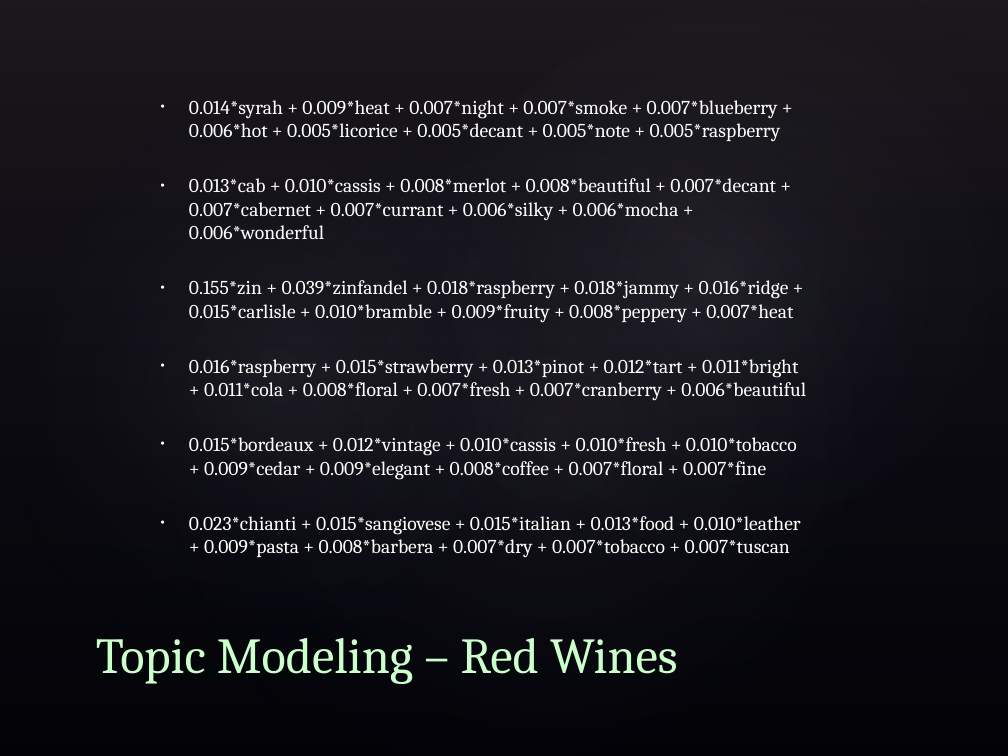
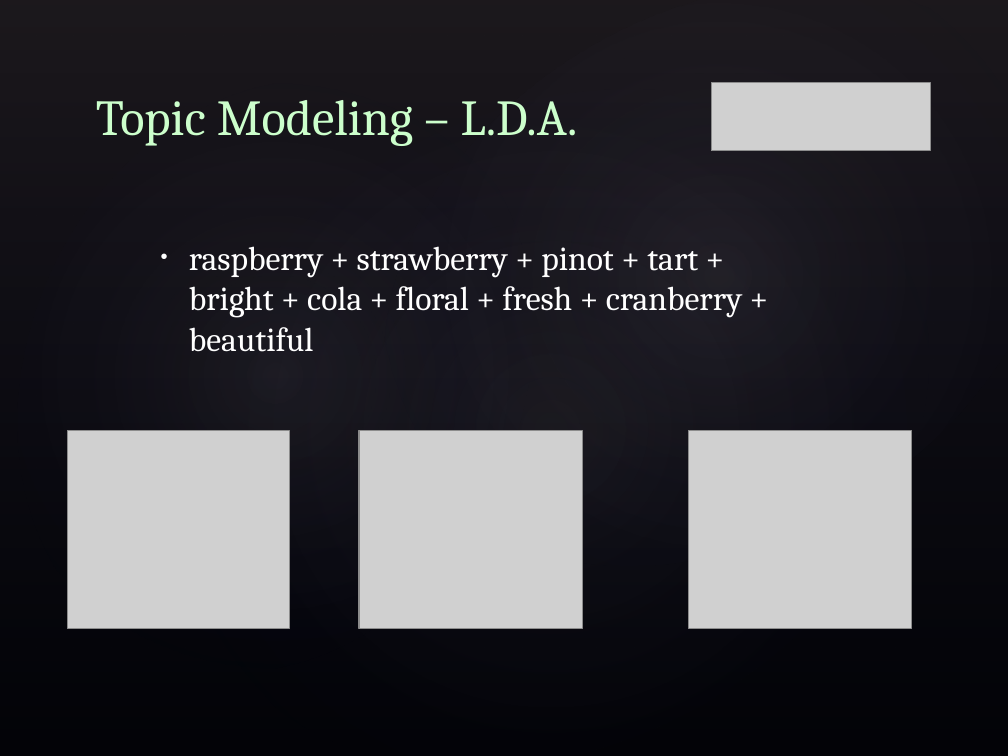
Before and after one commit to jodzi/flavor_fave, a slide deck: slide 5 of kojak_presentation.pptx (slide 6 before the commit). Drawn at 1008x756 pixels with LibreOffice and Linux fonts; fonts in the diff are those of the drawing; grey boxes stand for pictures; background and template pictures are left out. Boxes give left, top, right and bottom in pixels: in the first picture for what was removed or moved away, otherwise in the second. Text is boxed around its words. In the diff, an @@ line names an element or a change of style, - is before the commit and + after.

```diff
--- a/kojak_presentation.pptx
+++ b/kojak_presentation.pptx
@@ picture added at (711,83,929,150) @@
@@ title at (96,100,578,146): text changed @@
-Topic Modeling – Red Wines
+Topic Modeling – L.D.A.
@@ text at (189,246,743,352): text changed; size 14 to 24 pt @@
-• 0.014*syrah + 0.009*heat + 0.007*night + 0.007*smoke + 0.007*blueberry + 0.006*hot + 0.005*licorice + 0.005*decant + 0.005*note + 0.005*raspberry
-• 0.013*cab + 0.010*cassis + 0.008*merlot + 0.008*beautiful + 0.007*decant + 0.007*cabernet + 0.007*currant + 0.006*silky + 0.006*mocha + 0.006*wonderful
-• 0.155*zin + 0.039*zinfandel + 0.018*raspberry + 0.018*jammy + 0.016*ridge + 0.015*carlisle + 0.010*bramble + 0.009*fruity + 0.008*peppery + 0.007*heat
-• 0.016*raspberry + 0.015*strawberry + 0.013*pinot + 0.012*tart + 0.011*bright + 0.011*cola + 0.008*floral + 0.007*fresh + 0.007*cranberry + 0.006*beautiful
-• 0.015*bordeaux + 0.012*vintage + 0.010*cassis + 0.010*fresh + 0.010*tobacco + 0.009*cedar + 0.009*elegant + 0.008*coffee + 0.007*floral + 0.007*fine
-• 0.023*chianti + 0.015*sangiovese + 0.015*italian + 0.013*food + 0.010*leather + 0.009*pasta + 0.008*barbera + 0.007*dry + 0.007*tobacco + 0.007*tuscan
+• raspberry + strawberry + pinot + tart + bright + cola + floral + fresh + cranberry + beautiful
@@ picture added at (68,430,290,628) @@
@@ picture added at (359,430,582,628) @@
@@ picture added at (688,430,911,628) @@
```
Also in this commit, not shown: 4 other slides changed, 1 slide added, 3 slides removed.
